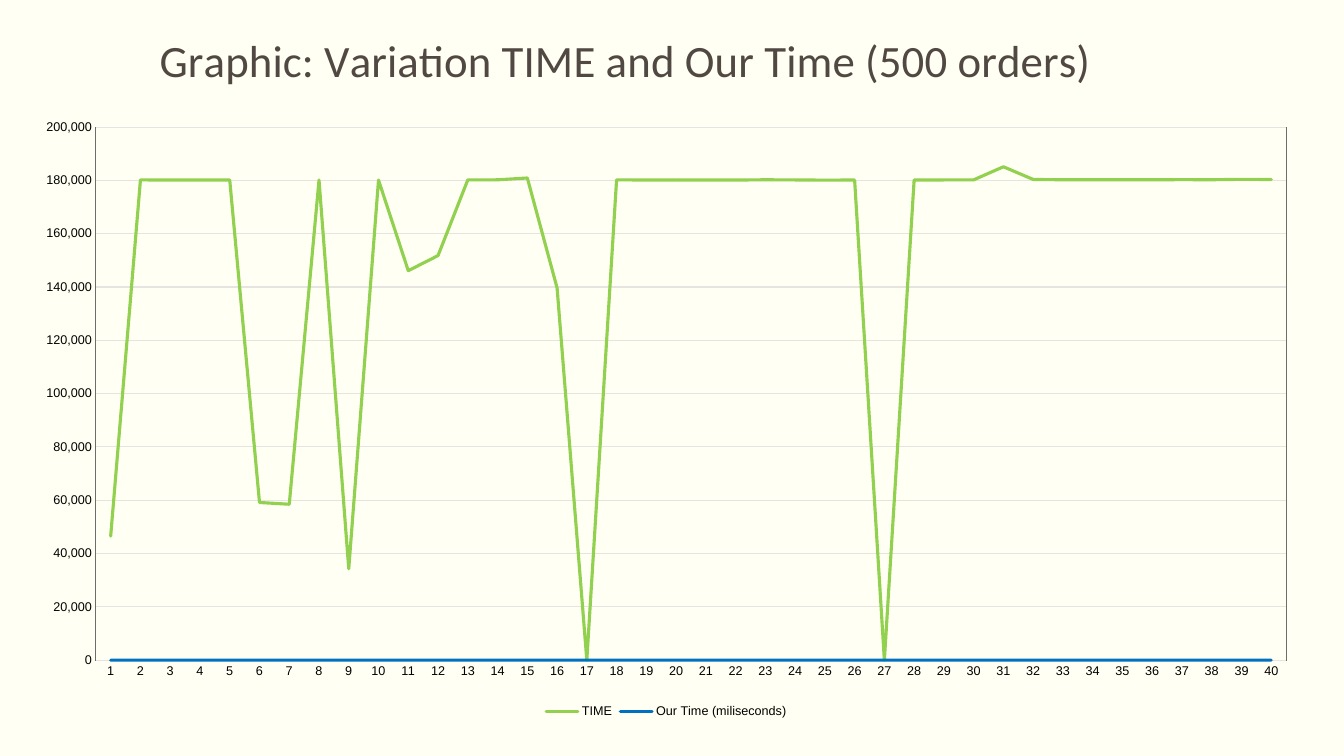
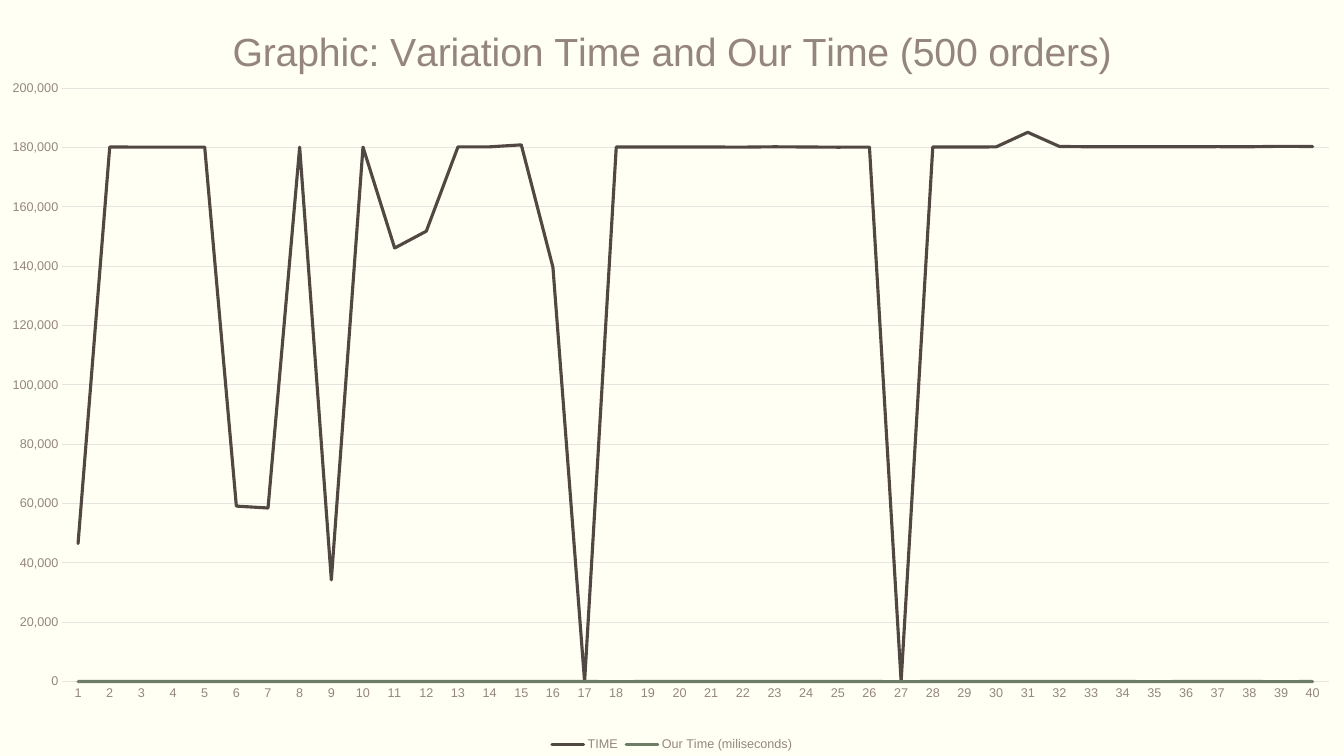
Before and after one commit to averanes/BinPackingProblem, a slide deck: slide 14 of bpdmo_greedy.pptx. Drawn at 1344x756 pixels with LibreOffice and Linux fonts; fonts in the diff are those of the drawing. Boxes give left, top, right and bottom in pixels: in the first picture for what was removed or moved away, otherwise in the second. Text is boxed around its words. In the diff, an @@ line names an element or a change of style, - is before the commit and + after.

Commit message:
ppt with correct graphics of minimun cost and time

```diff
--- a/bpdmo_greedy.pptx
+++ b/bpdmo_greedy.pptx
@@ line chart at bbox=[0, 0, 1344, 756] @@
@@ title "Graphic: Variation TIME and Our Time (500 orders) " to "Graphic: Variation Time and Our Time (500 orders) " @@
@@ colour of TIME #92D050 to #514843 @@
@@ colour of Our Time (miliseconds) #0070C0 to #6D7D66 @@
@@ legend changed @@
@@ category axis changed @@
@@ value axis changed @@
@@ plot area changed @@
@@ line chart: place and size @@
-line chart at bbox=[20, 20, 1312, 723]
+line chart at bbox=[0, 0, 1344, 756]
```
Also in this commit, not shown: 6 other slides changed.
